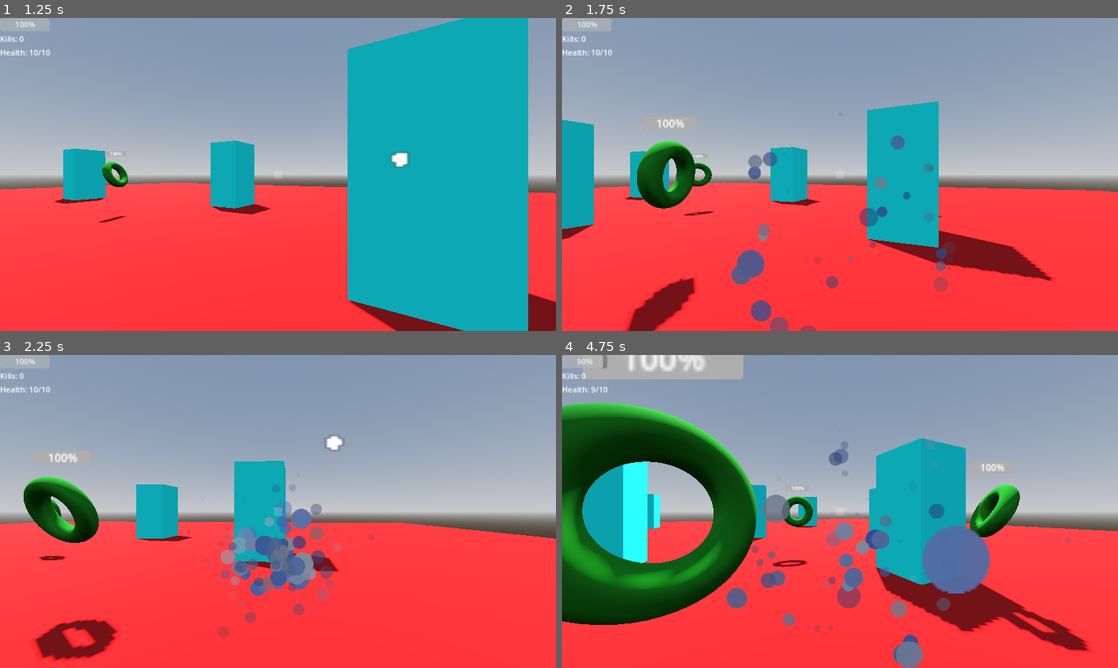
Above: before the commit, frames 1-4 (two rows, left to right).
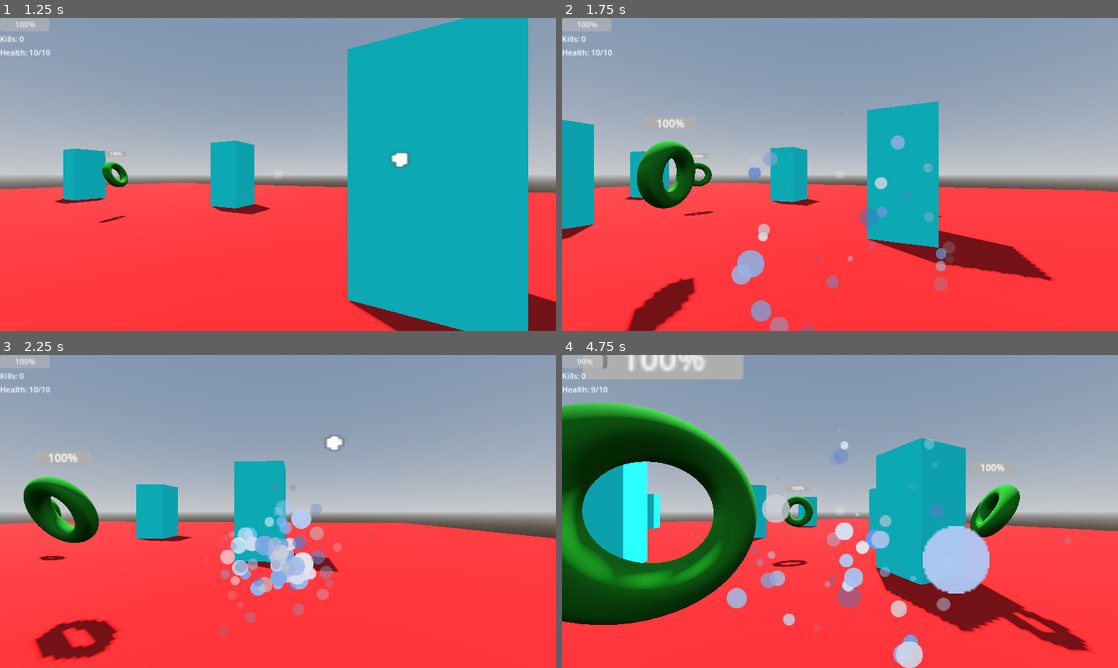
Above: after the commit, the same moments.

Repository: xtr3m3nerd/Scribble-Wizard
Game: Godot game, scene res://scenes/game/world.tscn
The game is run twice, just before and just after one commit, with the same random seed, the same clock (stepped at 60 frames per second) and the same inputs.
Inputs (mouse positions are in pixels of both pictures, inside the frame that each line leads up to):
- Up to frame 1 (1.25 s): move the mouse to (400, 158) at 0.52 s; press the mouse at (400, 158) at 0.53 s; hold D (move_right) from 0.53 s (still down)
- Up to frame 2 (1.75 s): move the mouse to (728, 190) at 1.27 s; release D (move_right) at 1.28 s; release the mouse at (728, 190) at 1.28 s; hold S (move_backwards) from 1.28 s (still down); tap Shift (hold) at 1.35 s
- Up to frame 3 (2.25 s): move the mouse to (333, 442) at 2.02 s; release S (move_backwards) at 2.03 s; press the mouse at (333, 442) at 2.03 s; hold D (move_right) from 2.03 s (still down)
- Up to frame 4 (4.75 s): move the mouse to (812, 574) at 2.77 s; release D (move_right) at 2.78 s; release the mouse at (812, 574) at 2.78 s; hold W (move_forwards) 2.78-3.53 s; tap Shift (hold) at 2.85, 4.35 s; move the mouse to (1006, 558) at 3.52 s; press the mouse at (1006, 558) at 3.53 s; hold A (move_left) from 3.53 s (still down); move the mouse to (673, 464) at 4.27 s; release the mouse at (673, 464) at 4.28 s

Frame 1 is identical in both runs. In frame 2, 1.9% of the frame differs, in the area x 30-70%, y 37-100%; in frame 3, 3.0%; in frame 4, 5.1%, in the area x 29-77%, y 26-100%.
Error in both runs: Unable to iterate on object of type 'Nil'. (res://prefabs/cast_zone.gd:81)

Commit message:
fix naming conventions

Diff:
--- a/prefabs/blood_vision.gd
+++ b/prefabs/blood_vision.gd
@@ -2,7 +2,7 @@
 
 @onready var animation_player = $AnimationPlayer as AnimationPlayer
 
-func hurt(current_health, max_health):
+func hurt(_current_health, _max_health):
 	animation_player.play("hurt")
 
 func dead():
--- a/prefabs/casting_charge.tscn
+++ b/prefabs/casting_charge.tscn
@@ -44,6 +44,7 @@
 
 [sub_resource type="StandardMaterial3D" id="StandardMaterial3D_ffi0g"]
 transparency = 1
+shading_mode = 0
 vertex_color_use_as_albedo = true
 albedo_texture = ExtResource("1_nqgjx")
 billboard_mode = 3
--- a/prefabs/enemies/health_bar.gd
+++ b/prefabs/enemies/health_bar.gd
@@ -8,7 +8,7 @@
 		printerr("No hurtable object linked")
 		return
 	hurtable.health_changed.connect(update_health)
-	update_health(hurtable.currentHealth, hurtable.maxHealth)
+	update_health(hurtable.current_health, hurtable.max_health)
 
 func update_health(current_health: int, max_health: int):
 	value = 100*current_health/max_health
--- a/prefabs/enemies/hurtable.gd
+++ b/prefabs/enemies/hurtable.gd
@@ -2,19 +2,18 @@
 
 extends Node
 signal dead
-signal health_changed (currentHealth:int , maxHealth:int)
+signal health_changed (current_health:int , max_health:int)
 
-@export var currentHealth: int = 10
-@export var maxHealth: int = 10
+@export var current_health: int = 10
+@export var max_health: int = 10
 
 var is_dead = false
 
 func take_damage(damage: int):
 	if is_dead:
 		return
-	currentHealth = currentHealth - damage
-	print(currentHealth)
-	health_changed.emit(currentHealth, maxHealth)
-	if currentHealth <= 0:
+	current_health = current_health - damage
+	health_changed.emit(current_health, max_health)
+	if current_health <= 0:
 		is_dead = true
 		dead.emit()
--- a/prefabs/player.gd
+++ b/prefabs/player.gd
@@ -28,7 +28,7 @@
 	hurtable.dead.connect(blood_vision.dead)
 	hurtable.health_changed.connect(blood_vision.hurt)
 	hurtable.health_changed.connect(health_label.update_health)
-	health_label.update_health(hurtable.currentHealth, hurtable.maxHealth)
+	health_label.update_health(hurtable.current_health, hurtable.max_health)
 
 	animation_player.animation_finished.connect(shoot_anim_done)
 	restart_button.button_up.connect(restart)
Not shown, changed: .gitignore
